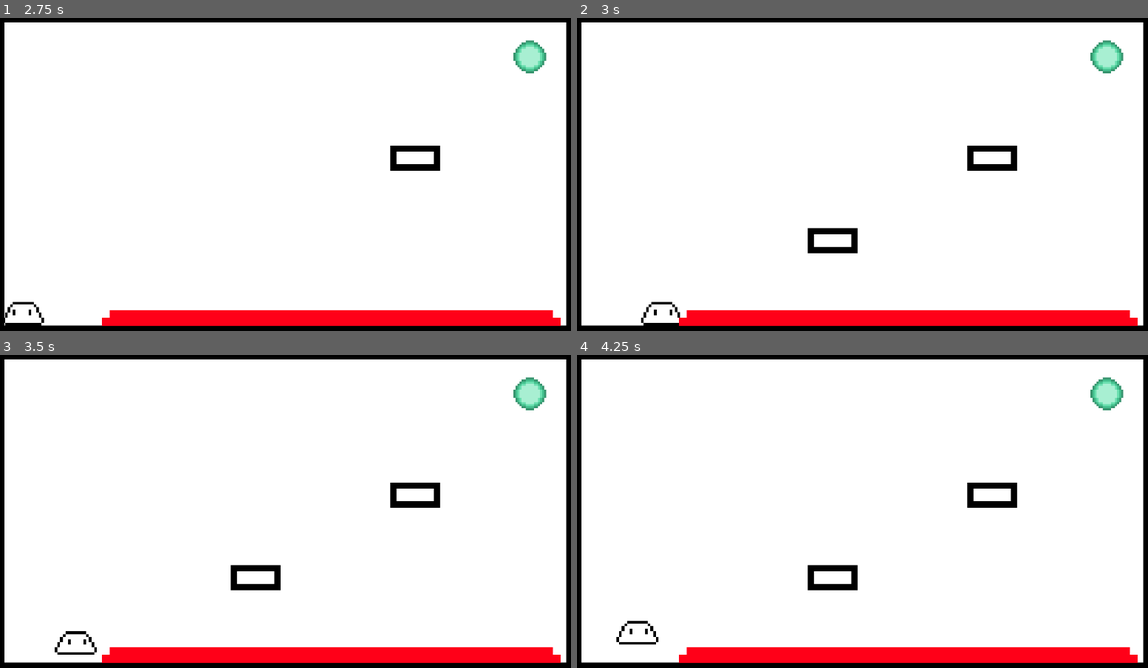
Above: before the commit, frames 1-4 (two rows, left to right).
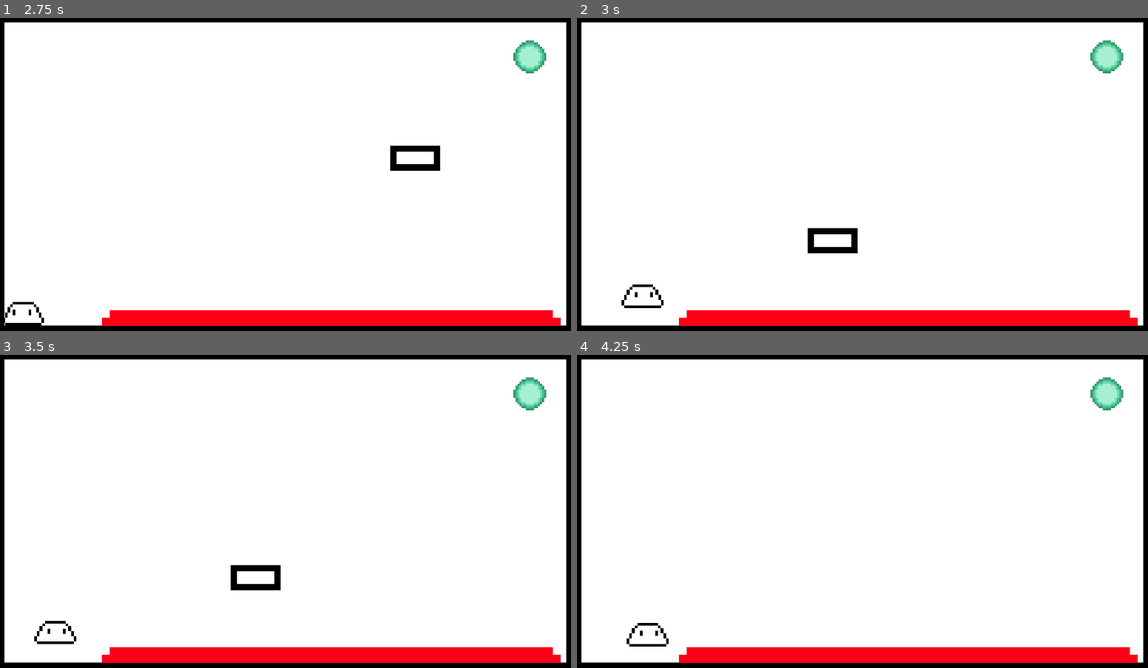
Above: after the commit, the same moments.

Repository: FireEntity1/doodle-dash
Game: Godot game, scene res://levels/level1.tscn
The game is run twice, just before and just after one commit, with the same random seed, the same clock (stepped at 60 frames per second) and the same inputs.
Inputs (mouse positions are in pixels of both pictures, inside the frame that each line leads up to):
- Up to frame 1 (2.75 s): tap Enter at 0.5 s; move the mouse to (416, 155) at 0.52 s; hold D (right) 0.53-2.03 s; tap S (slam) at 0.6, 1.35, 2.1 s; click (416, 155) at 0.67 s; tap Space (jump) at 0.77, 1.52 s; move the mouse to (165, 190) at 1.27 s; move the mouse to (342, 99) at 2.02 s; hold A (left) from 2.03 s (still down)
- Up to frame 2 (3 s): tap R (reset, bound only after the commit) at 2.75 s; move the mouse to (833, 240) at 2.77 s; release A (left) at 2.78 s; hold D (right) from 2.78 s (still down); tap S (slam) at 2.85 s; click (833, 240) at 2.92 s
- Up to frame 3 (3.5 s): keep holding D (right); tap Space (jump) at 3.02 s
- Up to frame 4 (4.25 s): keep holding D (right); move the mouse to (1039, 561) at 3.52 s; tap S (slam) at 3.6 s; tap Space (jump) at 3.77 s; tap R (reset, bound only after the commit) at 4.15 s

Frame 1 is identical in both runs. In frame 2, 0.8% of the frame differs, in the area x 7-78%, y 40-99%; in frame 3, 0.8%; in frame 4, 1.2%, in the area x 6-78%, y 40-94%.

Commit message:
More levels + Death platform

Diff:
--- /dev/null
+++ b/components/deathPlatform.tscn
@@ -0,0 +1,23 @@
+[gd_scene load_steps=4 format=3 uid="uid://bus8nw4d1db74"]
+
+[ext_resource type="Texture2D" uid="uid://dp17baqnjqb4m" path="res://sprites/deathPlatform.png" id="1_1qy0l"]
+[ext_resource type="Script" path="res://scripts/deadzone.gd" id="1_r7eni"]
+
+[sub_resource type="RectangleShape2D" id="RectangleShape2D_df0o6"]
+size = Vector2(120, 110)
+
+[node name="deathPlatform" type="Node2D"]
+script = ExtResource("1_r7eni")
+
+[node name="area" type="Area2D" parent="."]
+
+[node name="sprite" type="Sprite2D" parent="area"]
+position = Vector2(-1, 0)
+scale = Vector2(12.6277, 14.082)
+texture = ExtResource("1_1qy0l")
+
+[node name="col" type="CollisionShape2D" parent="area"]
+scale = Vector2(1.06522, 1.06863)
+shape = SubResource("RectangleShape2D_df0o6")
+
+[connection signal="body_entered" from="area" to="." method="_on_area_body_entered"]
--- a/icon.svg
+++ /dev/null
@@ -1 +0,0 @@
-<svg height="128" width="128" xmlns="http://www.w3.org/2000/svg"><rect x="2" y="2" width="124" height="124" rx="14" fill="#363d52" stroke="#212532" stroke-width="4"/><g transform="scale(.101) translate(122 122)"><g fill="#fff"><path d="M105 673v33q407 354 814 0v-33z"/><path d="m105 673 152 14q12 1 15 14l4 67 132 10 8-61q2-11 15-15h162q13 4 15 15l8 61 132-10 4-67q3-13 15-14l152-14V427q30-39 56-81-35-59-83-108-43 20-82 47-40-37-88-64 7-51 8-102-59-28-123-42-26 43-46 89-49-7-98 0-20-46-46-89-64 14-123 42 1 51 8 102-48 27-88 64-39-27-82-47-48 49-83 108 26 42 56 81zm0 33v39c0 276 813 276 814 0v-39l-134 12-5 69q-2 10-14 13l-162 11q-12 0-16-11l-10-65H446l-10 65q-4 11-16 11l-162-11q-12-3-14-13l-5-69z" fill="#478cbf"/><path d="M483 600c0 34 58 34 58 0v-86c0-34-58-34-58 0z"/><circle cx="725" cy="526" r="90"/><circle cx="299" cy="526" r="90"/></g><g fill="#414042"><circle cx="307" cy="532" r="60"/><circle cx="717" cy="532" r="60"/></g></g></svg>
--- a/levels/level2.tscn
+++ b/levels/level2.tscn
@@ -32,13 +32,13 @@
 rotation = 1.5708
 
 [node name="ballspawner" parent="." instance=ExtResource("5_2mqs5")]
-position = Vector2(198, 195)
+position = Vector2(195, -72)
 
 [node name="ballspawner2" parent="." instance=ExtResource("5_2mqs5")]
-position = Vector2(451, 191)
+position = Vector2(578, -73)
 
 [node name="ballspawner3" parent="." instance=ExtResource("5_2mqs5")]
-position = Vector2(721, 196)
+position = Vector2(1002, -71)
 
 [node name="deadzoneLong" parent="." instance=ExtResource("6_cxf0b")]
 position = Vector2(854, 563)
--- /dev/null
+++ b/levels/level3.tscn
@@ -0,0 +1,39 @@
+[gd_scene load_steps=7 format=3 uid="uid://bx5nrcmh3ej3l"]
+
+[ext_resource type="PackedScene" uid="uid://bv7rb008ohib4" path="res://components/base-bg.tscn" id="1_itvpk"]
+[ext_resource type="PackedScene" uid="uid://b2oxusq21igbr" path="res://components/player.tscn" id="2_1tbx6"]
+[ext_resource type="PackedScene" uid="uid://yr3wflpmf24m" path="res://components/platform.tscn" id="3_av0do"]
+[ext_resource type="PackedScene" uid="uid://cm2m7t0d5jxmk" path="res://components/ballspawner.tscn" id="4_af0r6"]
+[ext_resource type="PackedScene" uid="uid://be43774vddut6" path="res://components/deadzoneLong.tscn" id="5_5w11l"]
+[ext_resource type="PackedScene" uid="uid://s2owvlljyh8x" path="res://components/endCoin.tscn" id="6_13xtc"]
+
+[node name="level3" type="Node2D"]
+
+[node name="Base-bg" parent="." instance=ExtResource("1_itvpk")]
+
+[node name="Player" parent="." instance=ExtResource("2_1tbx6")]
+position = Vector2(1067, 68)
+
+[node name="Platform" parent="." instance=ExtResource("3_av0do")]
+position = Vector2(1066, 127)
+
+[node name="ballspawner" parent="." instance=ExtResource("4_af0r6")]
+position = Vector2(891, -103)
+
+[node name="ballspawner2" parent="." instance=ExtResource("4_af0r6")]
+position = Vector2(578, -98)
+
+[node name="ballspawner3" parent="." instance=ExtResource("4_af0r6")]
+position = Vector2(256, -96)
+
+[node name="deadzoneLong" parent="." instance=ExtResource("5_5w11l")]
+position = Vector2(292, 566)
+
+[node name="deadzoneLong2" parent="." instance=ExtResource("5_5w11l")]
+position = Vector2(678, 566)
+
+[node name="deadzoneLong3" parent="." instance=ExtResource("5_5w11l")]
+position = Vector2(855, 566)
+
+[node name="coin" parent="." instance=ExtResource("6_13xtc")]
+position = Vector2(66, 539)
--- /dev/null
+++ b/levels/level4.tscn
@@ -0,0 +1,29 @@
+[gd_scene load_steps=6 format=3 uid="uid://4ysau5yrdnbo"]
+
+[ext_resource type="PackedScene" uid="uid://bv7rb008ohib4" path="res://components/base-bg.tscn" id="1_x8uwy"]
+[ext_resource type="PackedScene" uid="uid://b2oxusq21igbr" path="res://components/player.tscn" id="2_4m0bb"]
+[ext_resource type="PackedScene" uid="uid://cm2m7t0d5jxmk" path="res://components/ballspawner.tscn" id="3_vjgho"]
+[ext_resource type="PackedScene" uid="uid://bus8nw4d1db74" path="res://components/deathPlatform.tscn" id="4_xy8vj"]
+[ext_resource type="PackedScene" uid="uid://s2owvlljyh8x" path="res://components/endCoin.tscn" id="5_2nhja"]
+
+[node name="level4" type="Node2D"]
+
+[node name="Base-bg" parent="." instance=ExtResource("1_x8uwy")]
+
+[node name="Player" parent="." instance=ExtResource("2_4m0bb")]
+position = Vector2(573, 592)
+
+[node name="ballspawner" parent="." instance=ExtResource("3_vjgho")]
+position = Vector2(256, -80)
+
+[node name="ballspawner2" parent="." instance=ExtResource("3_vjgho")]
+position = Vector2(846, -74)
+
+[node name="deathPlatform" parent="." instance=ExtResource("4_xy8vj")]
+position = Vector2(562, 452)
+
+[node name="deathPlatform2" parent="." instance=ExtResource("4_xy8vj")]
+position = Vector2(562, 241)
+
+[node name="coin" parent="." instance=ExtResource("5_2nhja")]
+position = Vector2(559, 63)
--- /dev/null
+++ b/levels/level5.tscn
@@ -0,0 +1,42 @@
+[gd_scene load_steps=7 format=3 uid="uid://bomo2a84421y1"]
+
+[ext_resource type="PackedScene" uid="uid://bv7rb008ohib4" path="res://components/base-bg.tscn" id="1_a4fmd"]
+[ext_resource type="PackedScene" uid="uid://b2oxusq21igbr" path="res://components/player.tscn" id="2_ndias"]
+[ext_resource type="PackedScene" uid="uid://cm2m7t0d5jxmk" path="res://components/ballspawner.tscn" id="3_dq1tv"]
+[ext_resource type="PackedScene" uid="uid://be43774vddut6" path="res://components/deadzoneLong.tscn" id="4_lwemu"]
+[ext_resource type="PackedScene" uid="uid://bus8nw4d1db74" path="res://components/deathPlatform.tscn" id="5_kut6e"]
+[ext_resource type="PackedScene" uid="uid://s2owvlljyh8x" path="res://components/endCoin.tscn" id="6_u7pik"]
+
+[node name="level5" type="Node2D"]
+
+[node name="Base-bg" parent="." instance=ExtResource("1_a4fmd")]
+
+[node name="Player" parent="." instance=ExtResource("2_ndias")]
+position = Vector2(77, 592)
+
+[node name="ballspawner" parent="." instance=ExtResource("3_dq1tv")]
+position = Vector2(226, -68)
+
+[node name="ballspawner2" parent="." instance=ExtResource("3_dq1tv")]
+position = Vector2(327, -143)
+
+[node name="ballspawner3" parent="." instance=ExtResource("3_dq1tv")]
+position = Vector2(429, -238)
+
+[node name="ballspawner4" parent="." instance=ExtResource("3_dq1tv")]
+position = Vector2(589, -301)
+
+[node name="ballspawner5" parent="." instance=ExtResource("3_dq1tv")]
+position = Vector2(732, -347)
+
+[node name="ballspawner6" parent="." instance=ExtResource("3_dq1tv")]
+position = Vector2(841, -385)
+
+[node name="deadzoneLong" parent="." instance=ExtResource("4_lwemu")]
+position = Vector2(566, 564)
+
+[node name="deathPlatform" parent="." instance=ExtResource("5_kut6e")]
+position = Vector2(563, 238)
+
+[node name="coin" parent="." instance=ExtResource("6_u7pik")]
+position = Vector2(1077, 586)
--- a/project.godot
+++ b/project.godot
@@ -49,6 +49,12 @@
 , Object(InputEventKey,"resource_local_to_scene":false,"resource_name":"","device":-1,"window_id":0,"alt_pressed":false,"shift_pressed":false,"ctrl_pressed":false,"meta_pressed":false,"pressed":false,"keycode":0,"physical_keycode":4194322,"key_label":0,"unicode":0,"echo":false,"script":null)
 ]
 }
+reset={
+"deadzone": 0.5,
+"events": [Object(InputEventKey,"resource_local_to_scene":false,"resource_name":"","device":-1,"window_id":0,"alt_pressed":false,"shift_pressed":false,"ctrl_pressed":false,"meta_pressed":false,"pressed":false,"keycode":0,"physical_keycode":82,"key_label":0,"unicode":114,"echo":false,"script":null)
+, Object(InputEventKey,"resource_local_to_scene":false,"resource_name":"","device":-1,"window_id":0,"alt_pressed":false,"shift_pressed":false,"ctrl_pressed":false,"meta_pressed":false,"pressed":false,"keycode":0,"physical_keycode":84,"key_label":0,"unicode":116,"echo":false,"script":null)
+]
+}
 
 [physics]
 
--- a/scripts/player.gd
+++ b/scripts/player.gd
@@ -11,6 +11,9 @@
 	spawn = self.position
 
 func _physics_process(delta):
+	if Input.is_action_just_pressed("reset"):
+		get_tree().reload_current_scene()
+
 	if not is_on_floor():
 		velocity.y += gravity * delta
 	if is_on_floor():
Binary file added: sprites/deathPlatform.png
Not shown, changed: sprites/deathPlatform.png.import
